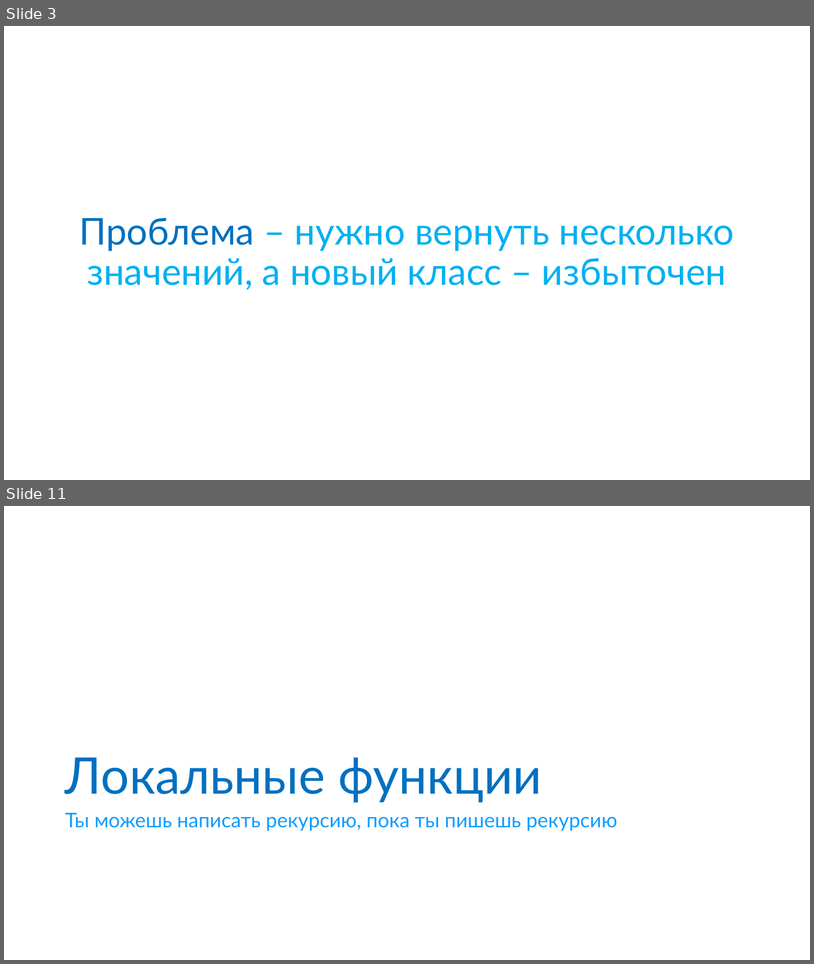
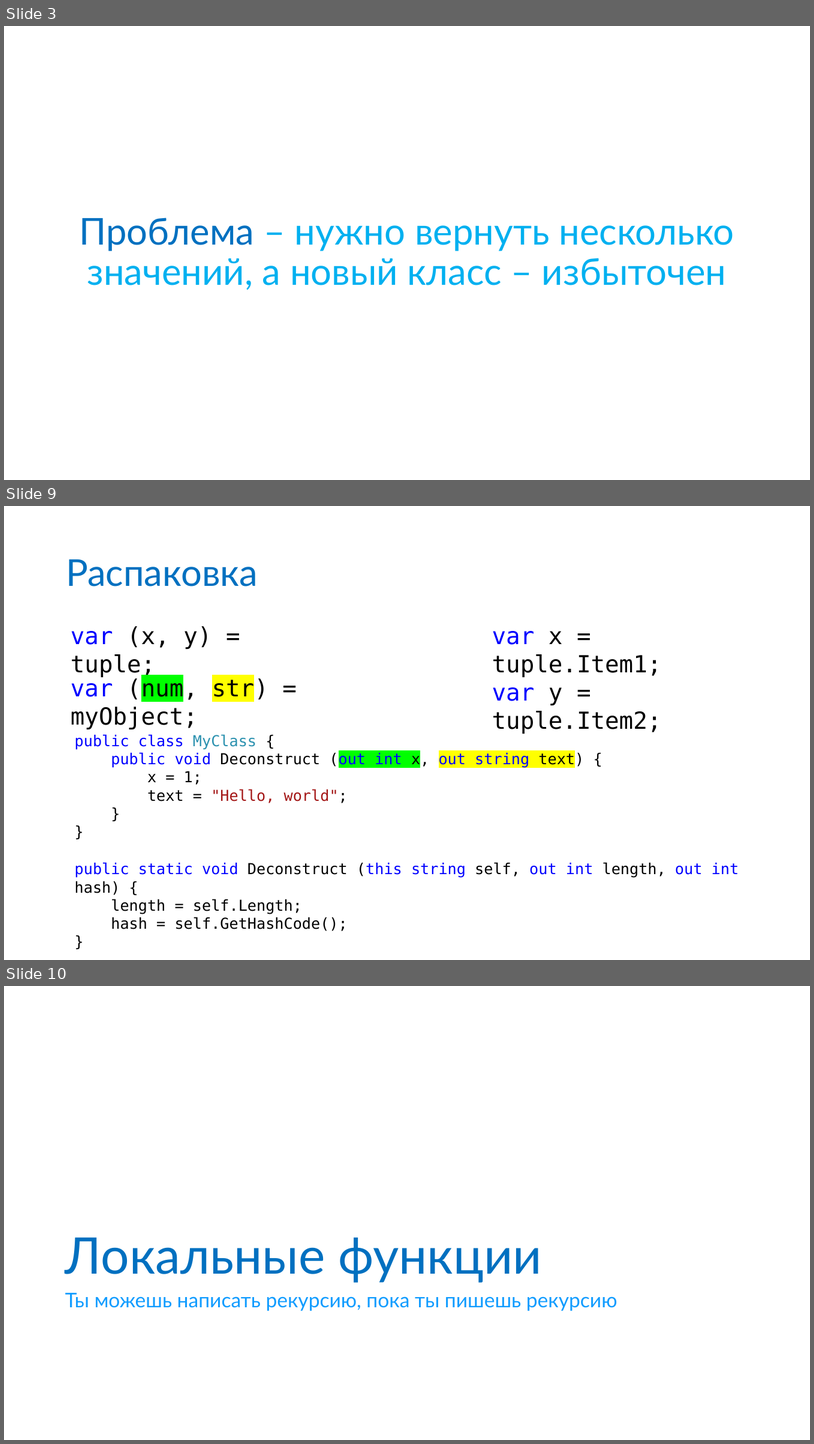
Before and after one commit to anaym/FC-CS7, a slide deck: CS7.pptx. Shown one above the other, each under a label of ours: slides 3 and 11 before the commit, slides 3, 9 and 10 after it; the slides between them are not shown. The pictures are 814x964 and 814x1444 pixels, drawn with LibreOffice and Linux fonts; fonts in the diff are those of the drawing. Boxes give left, top, right and bottom in pixels: in the first picture for what was removed or moved away, otherwise in the second. Text is boxed around its words. In the diff, an @@ line names an element or a change of style, - is before the commit and + after.

```diff
--- a/CS7.pptx
+++ b/CS7.pptx
@@ slide 9 added at [4,506,810,960], background #FFFFFF @@
@@ title added at [66,559,258,586], 44 pt, text #0070C0 @@
+Распаковка
@@ text added at [71,626,212,678], 28 pt, text #000000 @@
+var (x, y) = tuple;
@@ text added at [492,631,662,733], 28 pt, text #000000 @@
+var x = tuple.Item1;
+var y = tuple.Item2;
@@ text added at [71,677,269,729], 28 pt, text #000000 @@
+var (num, str) = myObject;
@@ text added at [75,734,584,803], 18 pt, text #0000FF @@
+public class MyClass {
+public void Deconstruct (out int x, out string text) {
+x = 1;
+text = "Hello, world";
+}
+}
@@ text added at [75,862,740,931], 18 pt, text #000000 @@
+public static void Deconstruct (this string self, out int length, out int hash) {
+length = self.Length;
+hash = self.GetHashCode();
+}
@@ what was slide 11 is now slide 10 @@
```
Also in this commit, not shown: 8 slides changed, 2 slides removed, 11 other files.
